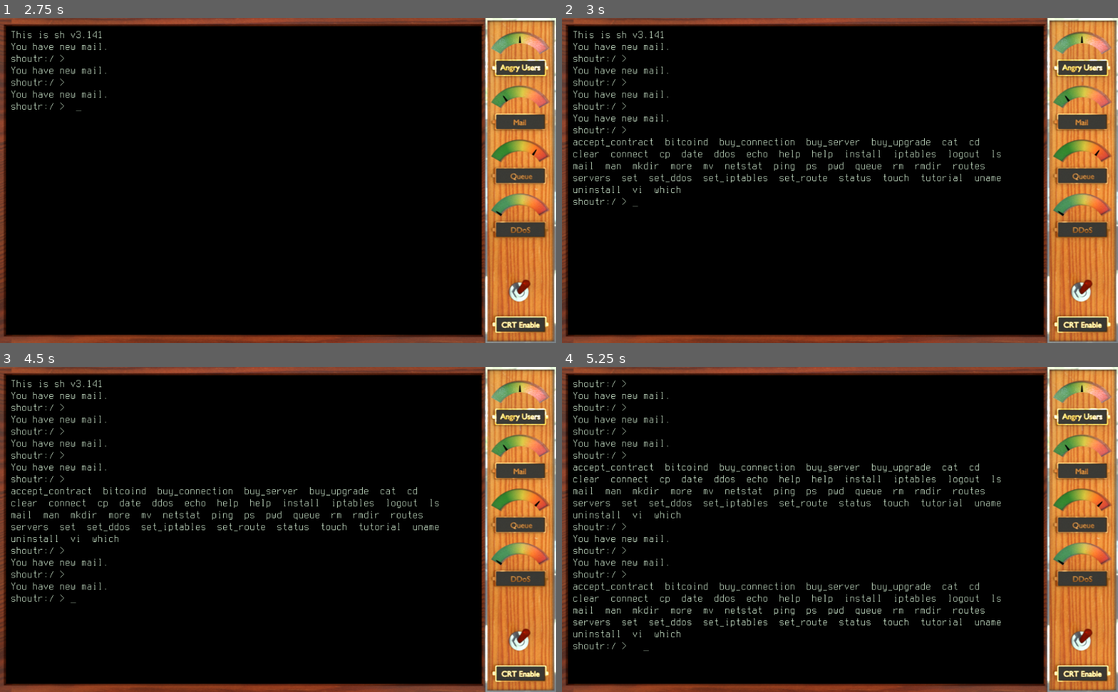
Above: before the commit, frames 1-4 (two rows, left to right).
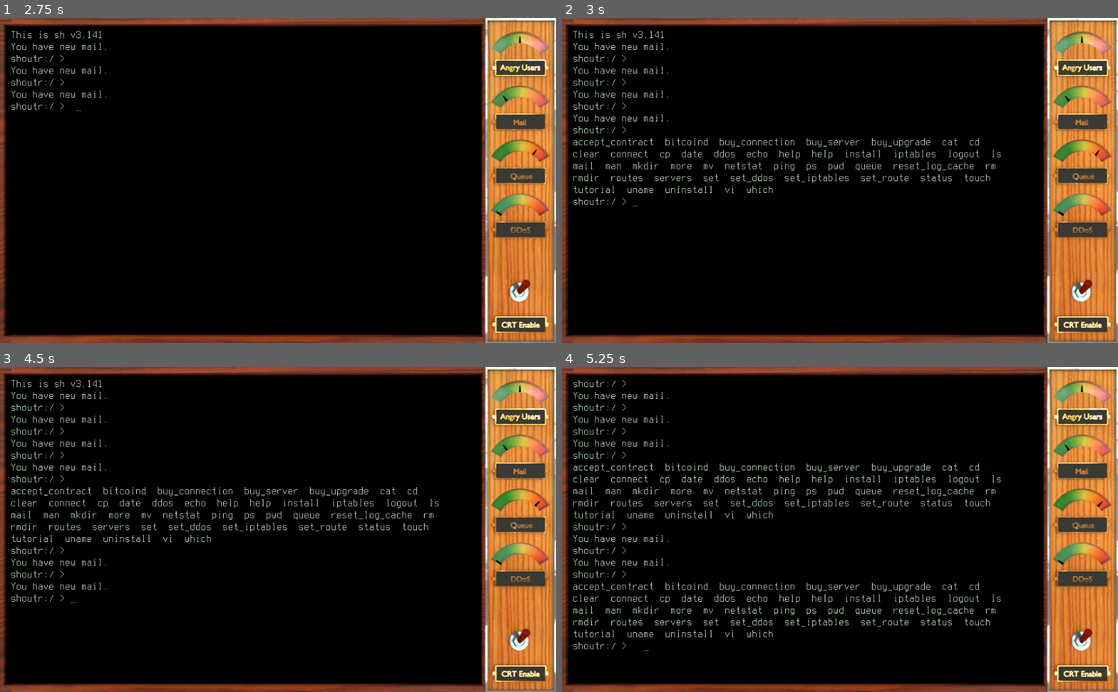
Above: after the commit, the same moments.

Repository: SmBe19/LD46
Game: Godot game, scene res://scn/root.tscn
Two runs of this game, one before a commit and one after it. Both use one fixed random seed, a clock stepped at 60 frames per second and the inputs below.
Inputs (mouse positions are in pixels of both pictures, inside the frame that each line leads up to):
- Up to frame 1 (2.75 s): click (522, 287) at 0.5 s; tap Enter at 1.25, 2.1 s; hold Right 1.28-2.03 s; tap Backspace at 1.35 s; tap Space at 1.52, 2, 2.27 s; hold Down from 2.03 s (still down)
- Up to frame 2 (3 s): tap Enter at 2.75 s; release Down at 2.78 s; hold Right from 2.78 s (still down); tap Tab at 2.85 s
- Up to frame 3 (4.5 s): tap Space at 3.5, 3.77 s; release Right at 3.53 s; hold Up 3.53-4.28 s; tap Backspace at 3.6 s; tap Enter at 4.25, 4.35 s; hold Left from 4.28 s (still down)
- Up to frame 4 (5.25 s): keep holding Left; tap Space at 4.52, 5 s; tap Tab at 5.1 s

Frame 1 is identical in both runs. In frame 2, 0.7% of the frame differs, in the area x 2-79%, y 44-54%; in frame 3, 0.7%; in frame 4, 1.5%, in the area x 2-79%, y 36-84%.

Commit message:
fix stuff

Diff:
--- /dev/null
+++ b/src/cmd/debug_daily.gd
@@ -0,0 +1,5 @@
+extends Process
+
+func run(args):
+	Root.send_daily_report()
+	return 0
--- a/src/cmd/debug_init.gd
+++ b/src/cmd/debug_init.gd
@@ -6,6 +6,12 @@
 	Root.add_new_server('apps', Root.random_ip('10'))
 	Root.connect_servers(Root.servers[0], Root.servers[1])
 	Root.connect_servers(Root.servers[0], Root.servers[2])
+	for i in 4:
+		for i in len(Root.servers):
+			Root.servers[i].upgrade('cpu')
+			Root.servers[i].upgrade('disk')
+			Root.servers[i].upgrade('ram')
+			Root.servers[i].upgrade('queue')
 	Root.servers[0].install_service('ddos')
 	Root.servers[0].install_service('blackhole')
 	Root.servers[2].install_service('compute')
--- a/src/cmd/ps.gd
+++ b/src/cmd/ps.gd
@@ -19,6 +19,7 @@
 		usage()
 		return 1
 	for service in server.installed_services:
-		var running = "Running" if service.is_running() else "Stopped"
+		print(service.type.full_name, Root.game_tick, service.last_run)
+		var running = "Running" if Root.game_tick - service.last_run < Root.TICK_PER_SECOND / 2 else "Stopped"
 		send_output(running + " | " + str(service.queue_size) + " in service | " + str(100 * Root.average(service.cycles_in_last_tick) / server.cpu_cycles) + "% | " + service.type.full_name)
 	return 0
--- /dev/null
+++ b/src/cmd/reset_log_cache.gd
@@ -0,0 +1,25 @@
+extends Process
+
+func usage():
+	send_output('usage: reset_log_cache')
+
+func help():
+	send_output("Resets the log cache on the server.\n")
+	send_output("The log cache is used to prevent writing the same log message multiple times.\n")
+	usage()
+
+func run(args):
+	if not server:
+		send_output('Can only run on a server')
+		return 1
+	if len(args) < 1:
+		usage()
+		return 1
+
+	server.error_servers = []
+	server.error_requests = []
+	server.error_forwarding = []
+	server.error_services = []
+	server.error_iptables = []
+	server.error_ram = []
+	return 0
--- a/src/mail/user.gd
+++ b/src/mail/user.gd
@@ -78,10 +78,10 @@
 
 func generate_request(fake):
 	var difficulty = 0
-	var max_difficulty = 1
+	var max_difficulty = 0
 	for i in len(DIFFICULTY_INCREASES):
 		if Root.game_tick > DIFFICULTY_INCREASES[i]:
-			max_difficulty = i+2
+			max_difficulty = i+1
 	max_difficulty = min(RequestHandler.max_difficulty, max_difficulty)
 	difficulty = randi() % (max_difficulty + 1)
 	var type = RequestHandler.generate_request(difficulty)
--- a/src/server.gd
+++ b/src/server.gd
@@ -44,8 +44,10 @@
 
 var error_servers = []
 var error_requests = []
+var error_forwarding = []
 var error_services = []
 var error_iptables = []
+var error_ram = []
 
 func _init(server_name_, ip_):
 	server_name = server_name_
@@ -174,7 +176,11 @@
 	for i in 10:
 		var forward = forwards[randi() % len(forwards)]
 		if send_request(Root.resolve_name(forward), request):
+			error_forwarding.erase(request.type.full_name)
 			return true
+	if not error_forwarding.has(request.type.full_name):
+		error_forwarding.append(request.type.full_name)
+		write_log("forward.log", "Can not forward " + request.type.full_name + ": server rejected request.")
 	return false
 
 func update_fs():
@@ -248,7 +254,7 @@
 		if not can_handle:
 			if not error_services.has(request.type.full_name):
 				error_services.append(request.type.full_name)
-				write_log("forward.log", "No service available for " + request.type.full_name + ".")
+				write_log("requests.log", "No service available for " + request.type.full_name + ".")
 			if not forward_request(request):
 				input_queue.append(request)
 		else:
@@ -258,8 +264,14 @@
 	for service in installed_services:
 		if service.can_start():
 			if used_ram + service.type.ram <= ram:
+				error_ram.erase(service.type.full_name)
 				service.start()
 				used_ram += service.type.ram
+			else:
+				if not error_ram.has(service.type.full_name):
+					error_ram.append(service.type.full_name)
+					write_log("services.log", "Can not start " + service.type.full_name + ": not enough memory.")
+
 
 func run_services():
 	if len(installed_services) > 0:
--- a/src/services/ddos_service.gd
+++ b/src/services/ddos_service.gd
@@ -24,15 +24,6 @@
 		return false
 	return current_request != null
 
-func start():
-	if not can_start():
-		return
-	running = true
-	cycles_used = 0
-
-func is_running():
-	return running and not is_finished()
-
 func is_finished():
 	return running and cycles_used >= type.cpu * current_request.ddos_check_count
 
@@ -52,8 +43,3 @@
 	current_request = null
 	running = false
 	return res
-
-func cycle():
-	if running:
-		cycles_in_current_tick += 1
-		cycles_used += 1
--- a/src/services/service.gd
+++ b/src/services/service.gd
@@ -6,6 +6,7 @@
 var request_queue = {}
 var queue_size = 0
 var running = false
+var last_run = -1000
 var cycles_used = 0
 var cycles_in_current_tick = 0
 var cycles_in_last_tick = []
@@ -65,3 +66,4 @@
 	if running:
 		cycles_in_current_tick += 1
 		cycles_used += 1
+		last_run = Root.game_tick
